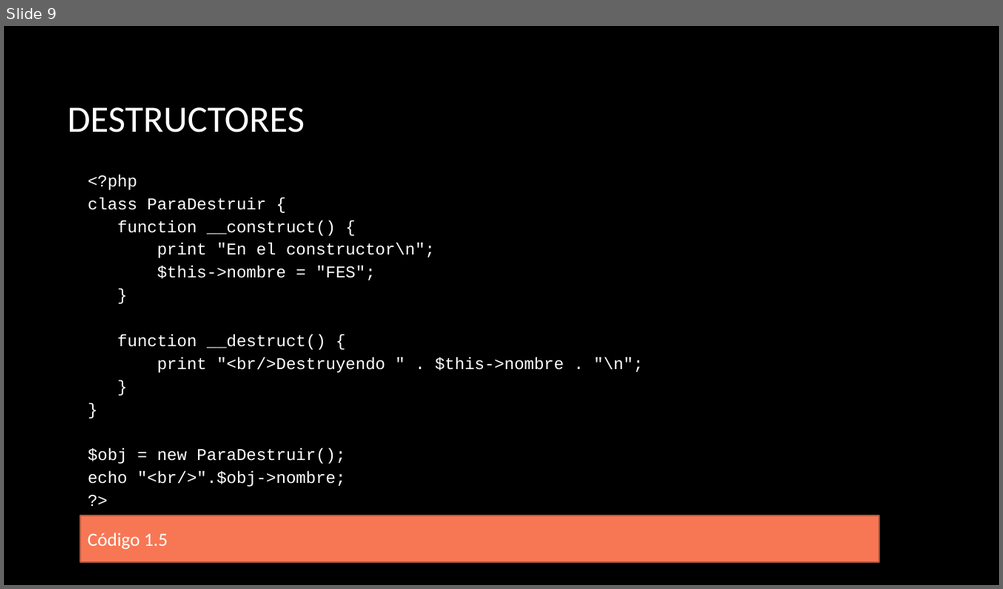
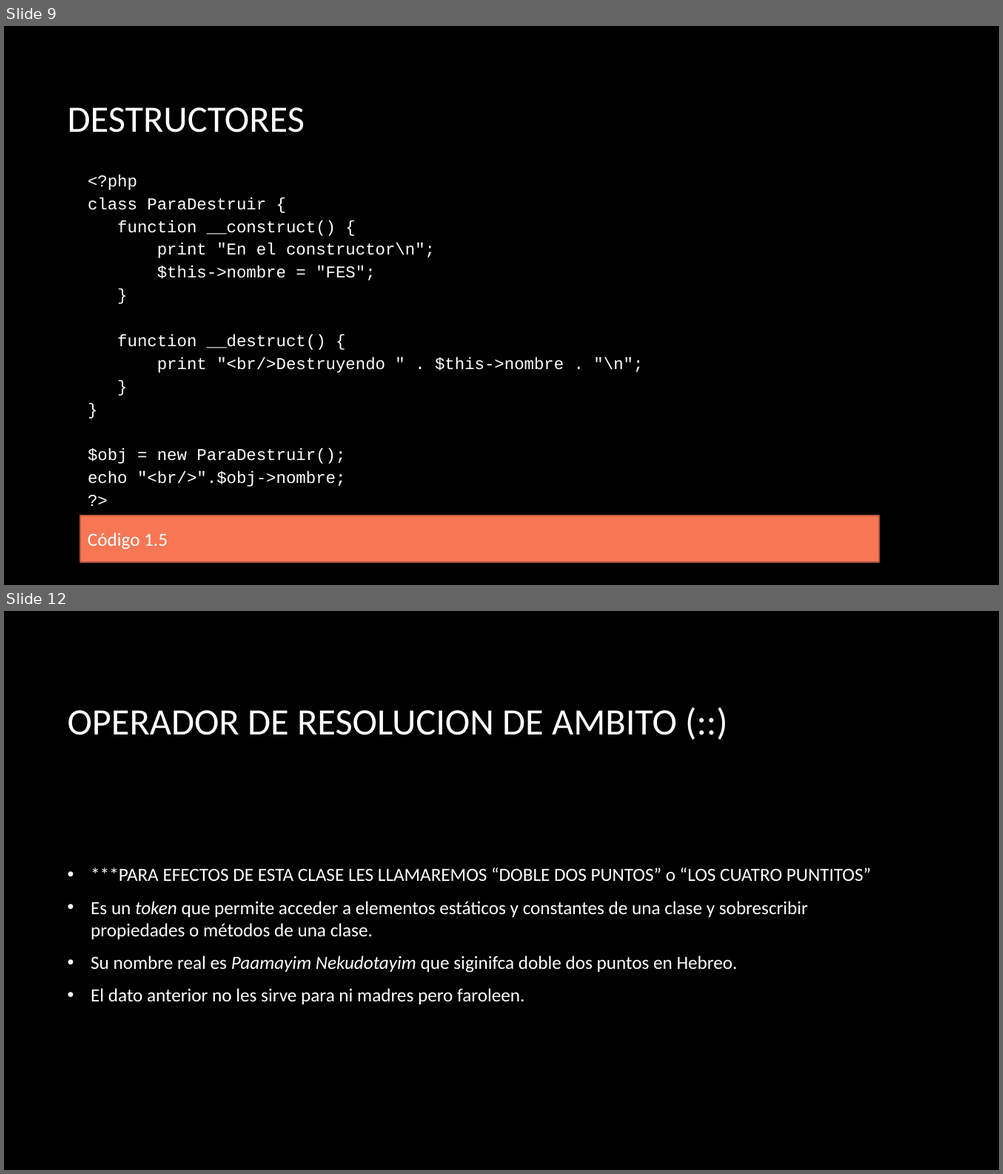
Before and after one commit to erikfer94/fromNoobToMaster, a slide deck: presentaciones/clase_3.pptx. Shown one above the other, each under a label of ours: slide 9 before the commit, slides 9 and 12 after it; the slides between them are not shown. The pictures are 1003x589 and 1003x1174 pixels, drawn with LibreOffice and Linux fonts; fonts in the diff are those of the drawing; background and template pictures are left out. Boxes give left, top, right and bottom in pixels: in the first picture for what was removed or moved away, otherwise in the second. Text is boxed around its words. In the diff, an @@ line names an element or a change of style, - is before the commit and + after.

Commit message:
Clase 4

```diff
--- a/presentaciones/clase_3.pptx
+++ b/presentaciones/clase_3.pptx
@@ slide 12 added at (4, 611, 999, 1170), background picture (left out) @@
@@ title added at (68, 710, 677, 735), 36 pt, text #FFFFFF @@
+OPERADOR DE RESOLUCION DE AMBITO (::)
@@ text added at (91, 868, 871, 1005), 18 pt, text #FFFFFF @@
+• ***PARA EFECTOS DE ESTA CLASE LES LLAMAREMOS “DOBLE DOS PUNTOS” o “LOS CUATRO PUNTITOS”
+• Es un token que permite acceder a elementos estáticos y constantes de una clase y sobrescribir propiedades o métodos de una clase.
+• Su nombre real es Paamayim Nekudotayim que siginifca doble dos puntos en Hebreo.
+• El dato anterior no les sirve para ni madres pero faroleen.
```
Also in this commit, not shown: 20 other slides added, 17 other files.
